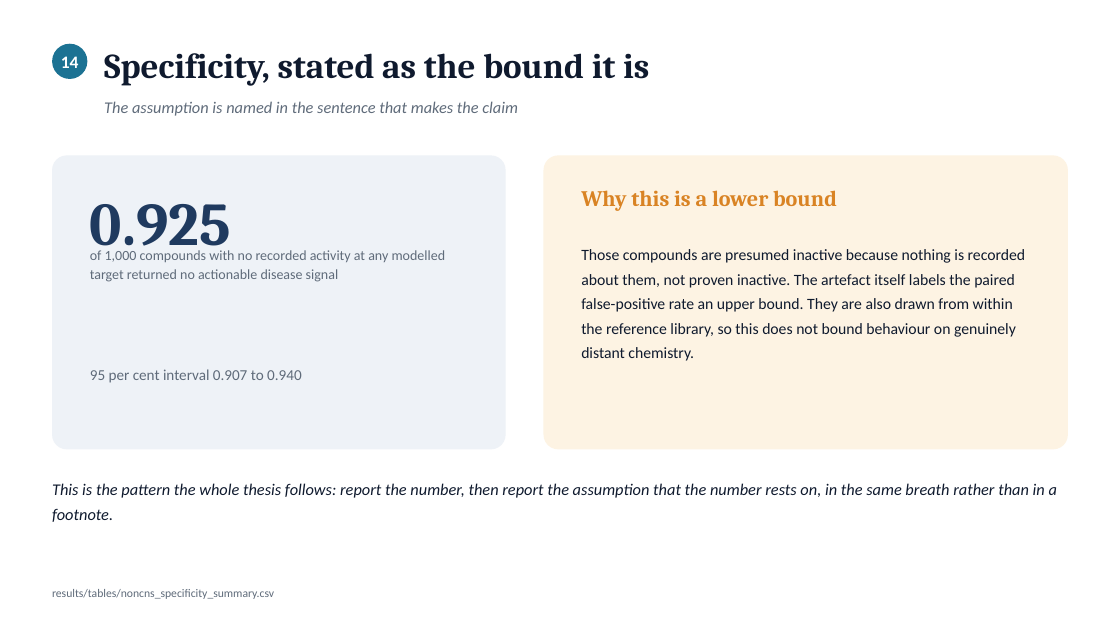
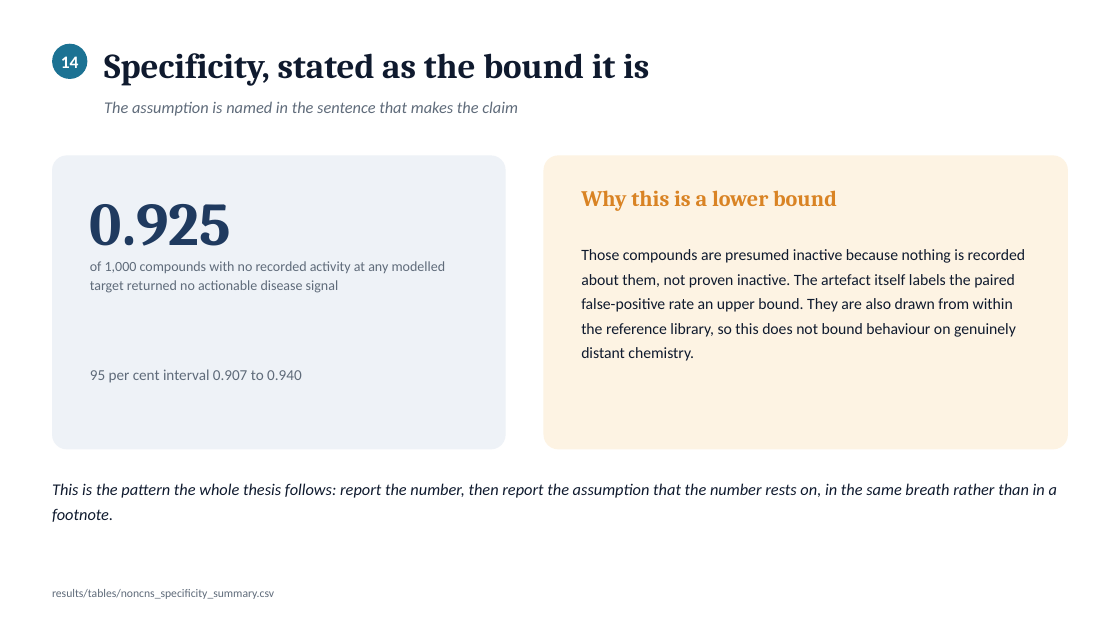
Before and after one commit to krishna-g-999/brainsafe-ai, a slide deck: slide 18 of thesis/presentations/chapter01_defence.pptx. Drawn at 1120x630 pixels with LibreOffice and Linux fonts; fonts in the diff are those of the drawing. Boxes give left, top, right and bottom in pixels: in the first picture for what was removed or moved away, otherwise in the second. Text is boxed around its words. In the diff, an @@ line names an element or a change of style, - is before the commit and + after.

```diff
--- a/thesis/presentations/chapter01_defence.pptx
+++ b/thesis/presentations/chapter01_defence.pptx
@@ text "of 1,000 compounds with no ...": place and size @@
-text "of 1,000 compounds with no ..." at [90, 250, 446, 282]
+text "of 1,000 compounds with no ..." at [90, 261, 446, 293]
```
Also in this commit, not shown: 2 other slides changed, 3 other files.
